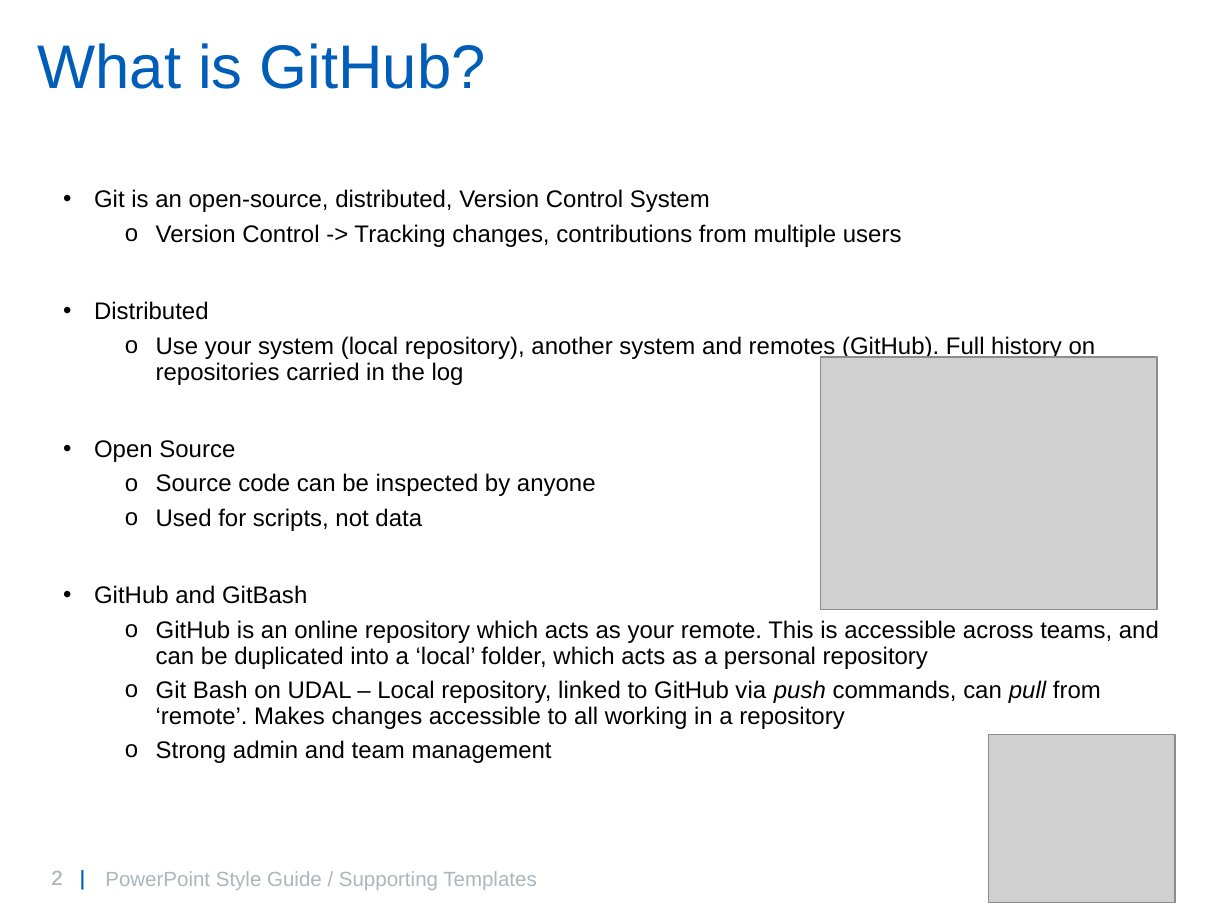
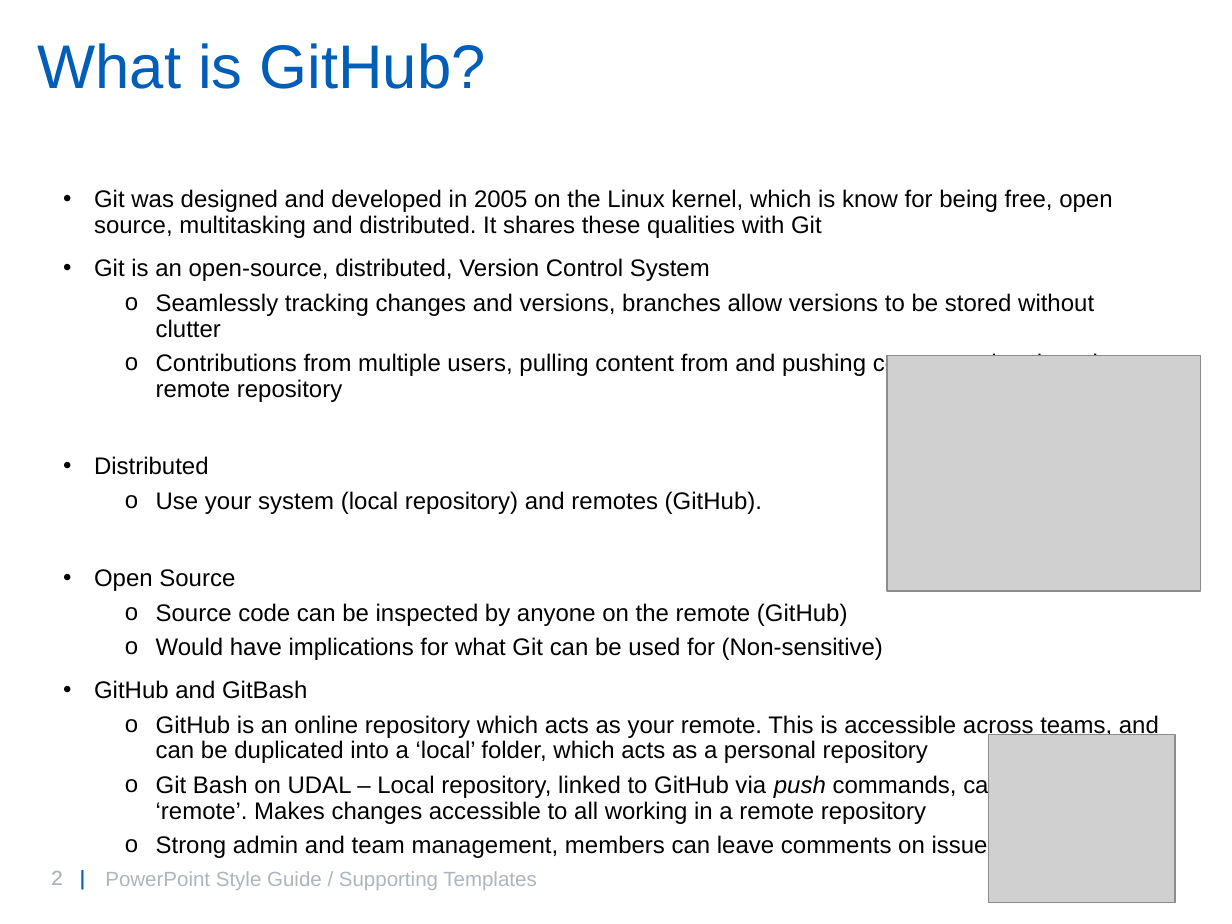
Before and after one commit to willbrooks2/Git_Introduction, a slide deck: slide 2 of GitIntro.pptx. Drawn at 1232x924 pixels with LibreOffice and Linux fonts; fonts in the diff are those of the drawing; grey boxes stand for pictures; background and template pictures are left out. Boxes give left, top, right and bottom in pixels: in the first picture for what was removed or moved away, otherwise in the second. Text is boxed around its words. In the diff, an @@ line names an element or a change of style, - is before the commit and + after.

```diff
--- a/GitIntro.pptx
+++ b/GitIntro.pptx
@@ text at [94,189,1112,238]: paragraph added @@
+• Git was designed and developed in 2005 on the Linux kernel, which is know for being free, open source, multitasking and distributed. It shares these qualities with Git
@@ text at [156,293,1098,402]: text changed @@
-  o Version Control -> Tracking changes, contributions from multiple users
+  o Seamlessly tracking changes and versions, branches allow versions to be stored without clutter
+  o Contributions from multiple users, pulling content from and pushing content to the shared remote repository
@@ picture: place and size @@
-picture at [821,357,1157,610]
+picture at [887,356,1201,591]
@@ text at [156,491,762,514]: text changed @@
-  o Use your system (local repository), another system and remotes (GitHub). Full history on repositories carried in the log
+  o Use your system (local repository) and remotes (GitHub).
@@ text at [156,603,883,660]: text changed @@
-  o Source code can be inspected by anyone
-  o Used for scripts, not data
+  o Source code can be inspected by anyone on the remote (GitHub)
+  o Would have implications for what Git can be used for (Non-sensitive)
@@ text at [156,774,1002,859]: text changed @@
-  o Git Bash on UDAL – Local repository, linked to GitHub via push commands, can pull from ‘remote’. Makes changes accessible to all working in a repository
-  o Strong admin and team management
+  o Git Bash on UDAL – Local repository, linked to GitHub via push commands, can pull from ‘remote’. Makes changes accessible to all working in a remote repository
+  o Strong admin and team management, members can leave comments on issues
```
Also in this commit, not shown: 2 other slides changed.
